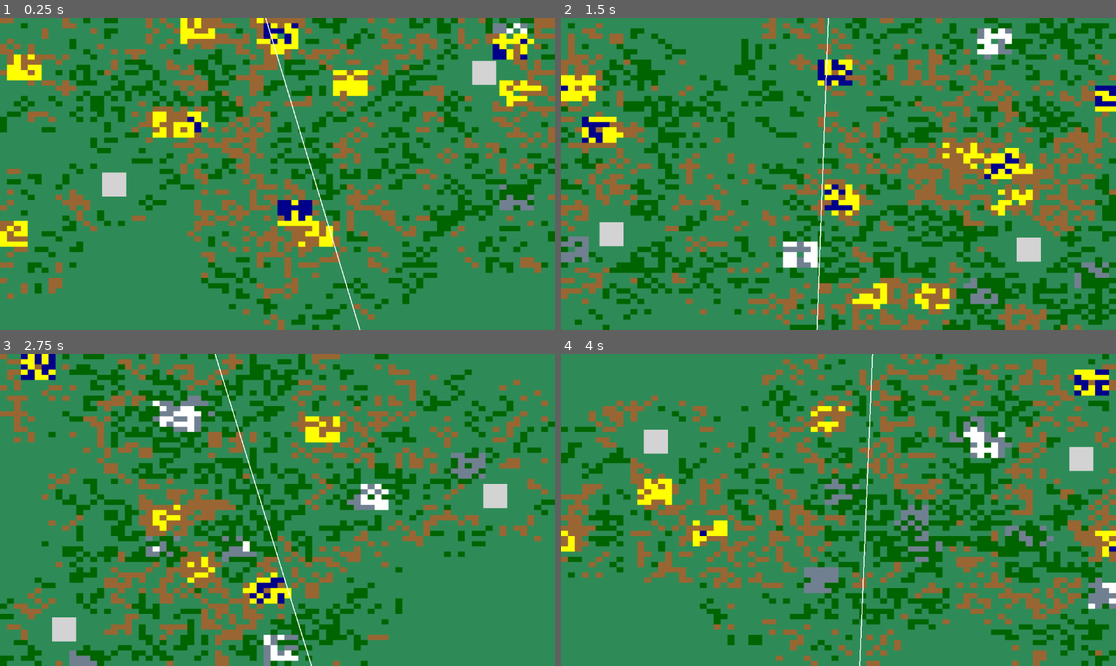
Above: before the commit, frames 1-4 (two rows, left to right).
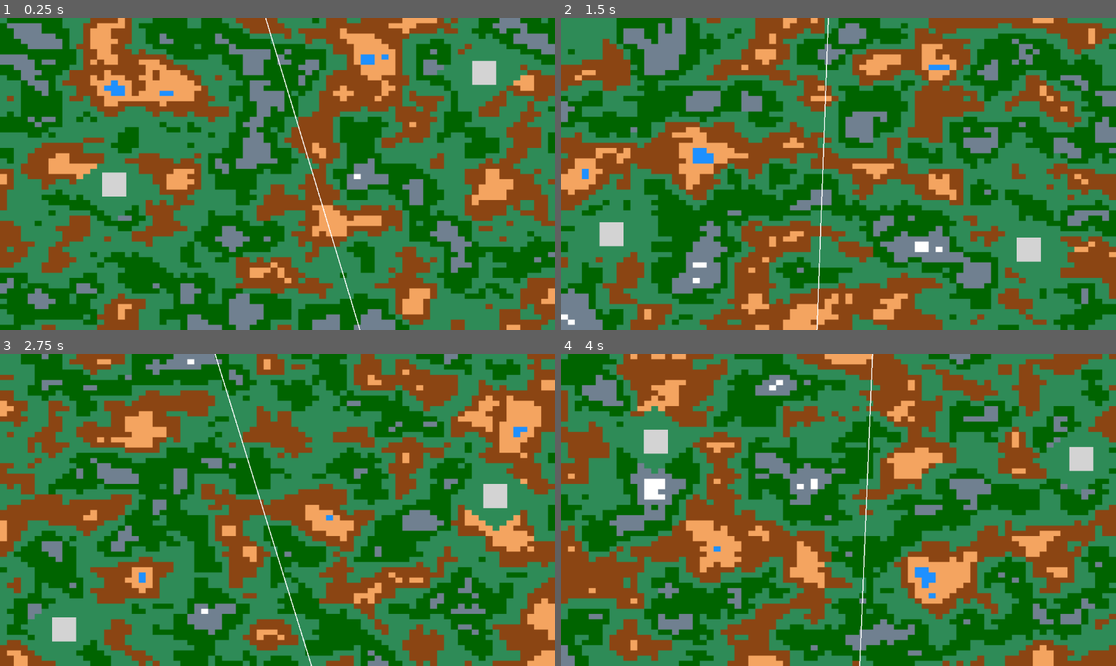
Above: after the commit, the same moments.

Repository: E-Wall6360/wod-clone
Game: Godot game, scene res://node_2d.tscn
The game is run twice, just before and just after one commit, with the same random seed, the same clock (stepped at 60 frames per second) and the same inputs.
Inputs:
- Up to frame 1 (0.25 s): no input
- Up to frame 2 (1.5 s): tap Enter at 0.5 s; tap R at 0.6, 1.35 s; tap Space at 1.25 s
- Up to frame 3 (2.75 s): tap Enter at 2 s; tap R at 2.1 s
- Up to frame 4 (4 s): tap Space at 2.75 s; tap R at 2.85, 3.6 s; tap Enter at 3.5 s

The runs differ from the first frame. In frame 1, 70% of the frame differs, in the area x 0-100%, y 0-100%; in frame 2, 74%; in frame 3, 69%; in frame 4, 72%.

Commit message:
fix terrain generation using PERLIN NOISE

Diff:
--- a/node_2d.gd
+++ b/node_2d.gd
@@ -38,9 +38,9 @@
 }
 
 const terrain_colors = {
-    TerrainType.WATER: Color.DARK_BLUE,
-    TerrainType.SAND: Color.YELLOW,
-    TerrainType.MUD: Color(0.6, 0.4, 0.2),
+    TerrainType.WATER: Color.DODGER_BLUE,
+    TerrainType.SAND: Color.SANDY_BROWN,
+    TerrainType.MUD: Color.SADDLE_BROWN,
     TerrainType.PLAINS: Color.SEA_GREEN,
     TerrainType.BUSH: Color.DARK_GREEN,
     TerrainType.ROCKY: Color.SLATE_GRAY,
@@ -89,97 +89,29 @@
     return distance_to_player <= 6 or distance_to_enemy <= 6
 
 func generate_terrain():
-    print("Generating spiral-based terrain...")
-    # Initialize all as plains (0)
+    # Initialize
     terrain_data = []
     for y in range(terrain_chunks.y):
         terrain_data.append([])
         for x in range(terrain_chunks.x):
             terrain_data[y].append(TerrainType.PLAINS)
 
-    # Create 64 seeds including 2 cities
-    var seeds = plant_seeds()
-
-    for seed in seeds:
-        expand_spiral(seed.x, seed.y, seed.radius)
+    var noise = FastNoiseLite.new()
+    noise.seed = randi()
+    noise.frequency = 0.06  # Lower = larger features
+
+    for y in range(terrain_chunks.y):
+        for x in range(terrain_chunks.x):
+            if is_near_city(x, y):
+                terrain_data[y][x] = TerrainType.PLAINS
+                continue
+
+            var noise_value = noise.get_noise_2d(x, y)
+            # Convert -1 to +1 noise into -3 to +3 terrain height
+            var height = int(round(noise_value * 4.0))
+            terrain_data[y][x] = clamp(height, TerrainType.WATER, TerrainType.SNOW)
 
     print("Terrain generation complete")
-
-func plant_seeds() -> Array:
-    var seeds = []
-    var city_chunks = [world_pos_to_chunk(player_city_pos), world_pos_to_chunk(enemy_city_pos)]
-
-    # City seeds
-    for city_chunk in city_chunks:
-        seeds.append({"x": city_chunk.x, "y": city_chunk.y, "radius": 8})
-
-    # Extreme terrain seeds
-    for i in range(15):
-        var x = randi() % terrain_chunks.x
-        var y = randi() % terrain_chunks.y
-        if not is_near_city(x, y):
-            var extreme_values = [TerrainType.WATER, TerrainType.SAND, TerrainType.ROCKY, TerrainType.SNOW]
-            var value = extreme_values[randi() % extreme_values.size()]
-
-            # Plant 5x5 seed
-            for dy in range(-2, 3):
-                for dx in range(-2, 3):
-                    var nx = x + dx
-                    var ny = y + dy
-                    if nx >= 0 and nx < terrain_chunks.x and ny >= 0 and ny < terrain_chunks.y:
-                        terrain_data[ny][nx] = value
-
-            seeds.append({"x": x, "y": y, "radius": randi_range(8, 20)})
-
-    return seeds
-
-func expand_spiral(start_x: int, start_y: int, max_radius: int):
-    terrain_data[start_y][start_x] = TerrainType.PLAINS  # Set seed point
-
-    for radius in range(1, max_radius + 1):
-        var circumference = max(8, radius * 6)
-
-        for i in range(circumference):
-            var angle = (float(i) / circumference) * 2 * PI
-            var x = start_x + int(radius * cos(angle))
-            var y = start_y + int(radius * sin(angle))
-
-            if x < 0 or x >= terrain_chunks.x or y < 0 or y >= terrain_chunks.y:
-                continue
-
-            # Cities never change terrain
-            if is_near_city(x, y):
-                continue
-
-            var current_value = terrain_data[y][x]
-
-            # Calculate weighted average of 3x3 neighborhood
-            var change_prob = 0.8
-            var neighbor_sum = 0
-            var neighbor_count = 0
-            for dy in range(-1, 2):
-                for dx in range(-1, 2):
-                    var nx = x + dx
-                    var ny = y + dy
-                    if nx >= 0 and nx < terrain_chunks.x and ny >= 0 and ny < terrain_chunks.y:
-                        neighbor_sum += terrain_data[ny][nx]
-                        neighbor_count += 1
-
-            var neighborhood_avg = float(neighbor_sum) / neighbor_count
-
-            # New value based on neighborhood tendency
-            var new_value = current_value
-            if randf() < 0.3:
-                # Bias toward neighborhood average
-                if neighborhood_avg > current_value:
-                    new_value = clamp(current_value + 1, TerrainType.WATER, TerrainType.SNOW)
-                elif neighborhood_avg < current_value:
-                    new_value = clamp(current_value - 1, TerrainType.WATER, TerrainType.SNOW)
-                else:
-                    var variation = randi() % 3 - 1
-                    new_value = clamp(current_value + variation, TerrainType.WATER, TerrainType.SNOW)
-
-            terrain_data[y][x] = new_value
 
 func render_terrain():
     print("Rendering terrain...")
